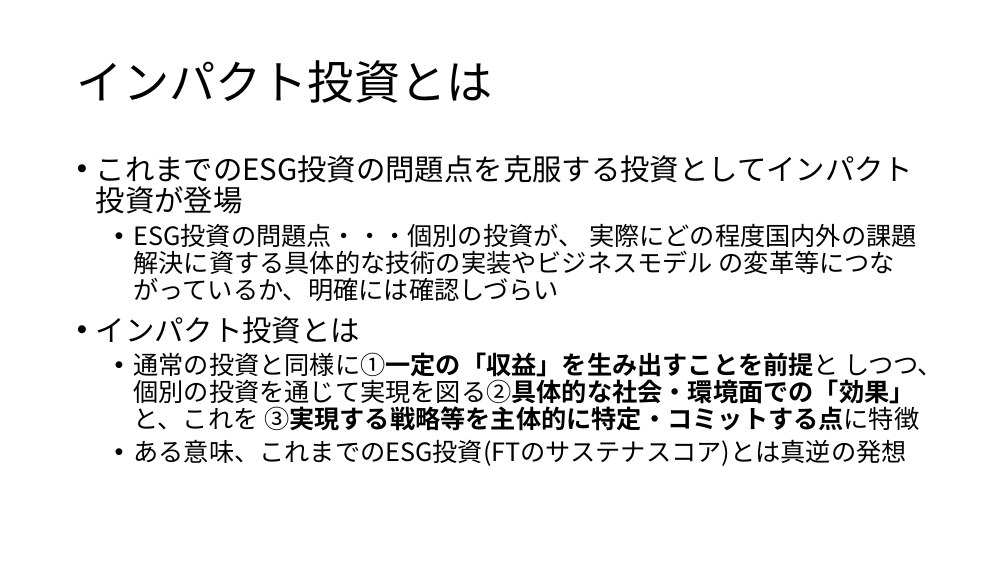
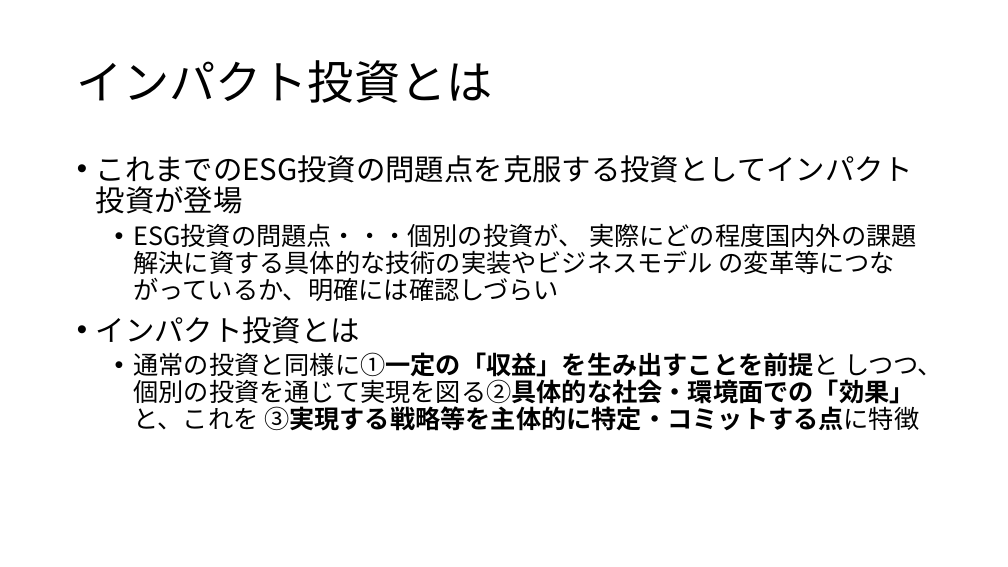
Before and after one commit to baraoalpine/git_test, a slide deck: slide 15 of impact投資.pptx. Drawn at 1008x567 pixels with LibreOffice and Linux fonts; fonts in the diff are those of the drawing. Boxes give left, top, right and bottom in pixels: in the first picture for what was removed or moved away, otherwise in the second. Text is boxed around its words. In the diff, an @@ line names an element or a change of style, - is before the commit and + after.

```diff
--- a/impact投資.pptx
+++ b/impact投資.pptx
@@ text at [134,439,907,466]: paragraph removed @@
-  • ある意味、これまでのESG投資(FTのサステナスコア)とは真逆の発想
```
Also in this commit, not shown: 3 other slides changed.
